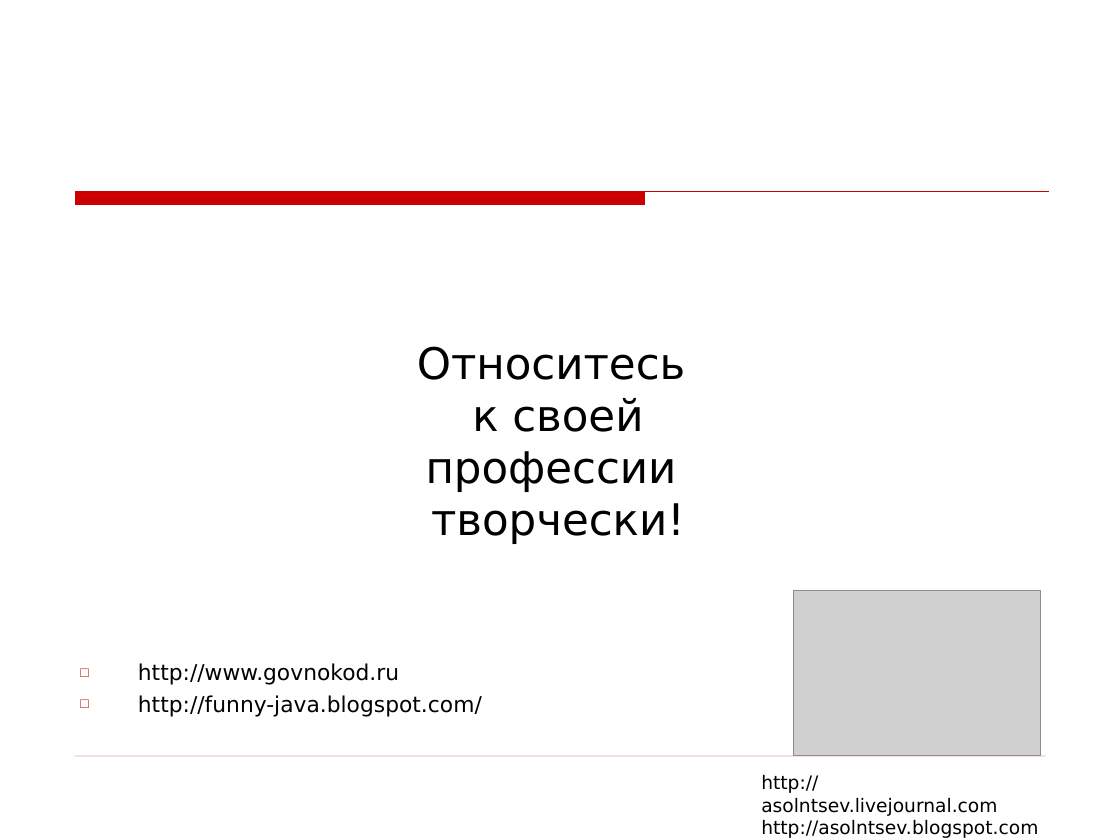
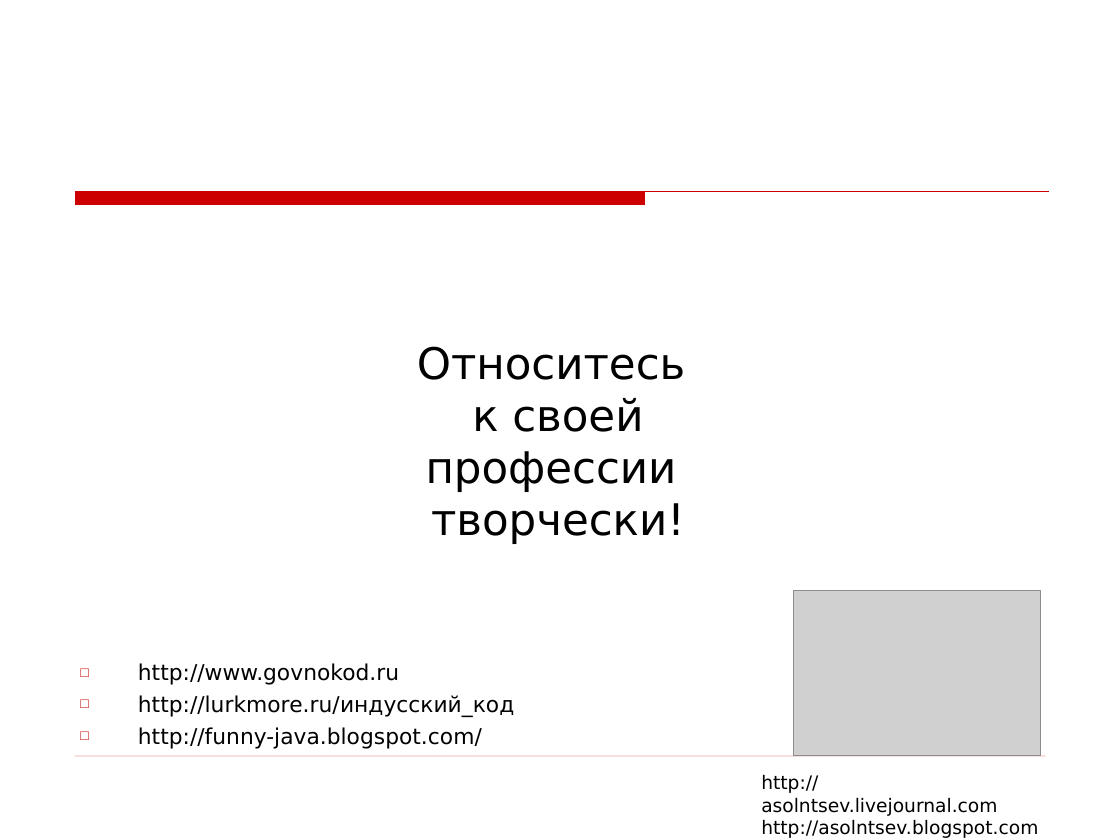
Before and after one commit to asolntsev/presentations, a slide deck: slide 43 of wtf-code/WTF_code.devclub.ru.ppt (slide 41 before the commit). Drawn at 1120x840 pixels with LibreOffice and Linux fonts; fonts in the diff are those of the drawing; grey boxes stand for pictures; background and template pictures are left out. Boxes give left, top, right and bottom in pixels: in the first picture for what was removed or moved away, otherwise in the second. Text is boxed around its words. In the diff, an @@ line names an element or a change of style, - is before the commit and + after.

```diff
--- a/wtf-code/WTF_code.devclub.ru.ppt
+++ b/wtf-code/WTF_code.devclub.ru.ppt
@@ text at [138, 695, 514, 717]: paragraph added @@
+□ http://lurkmore.ru/индусский_код
```
Also in this commit, not shown: 10 other slides changed, 2 slides added.
